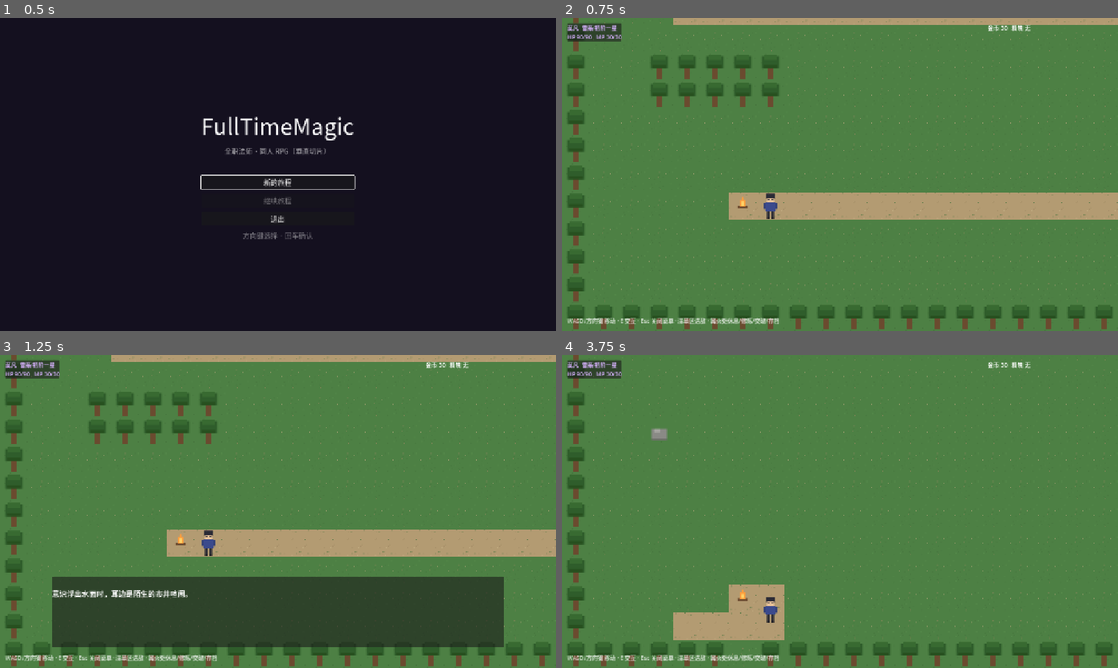
Above: before the commit, frames 1-4 (two rows, left to right).
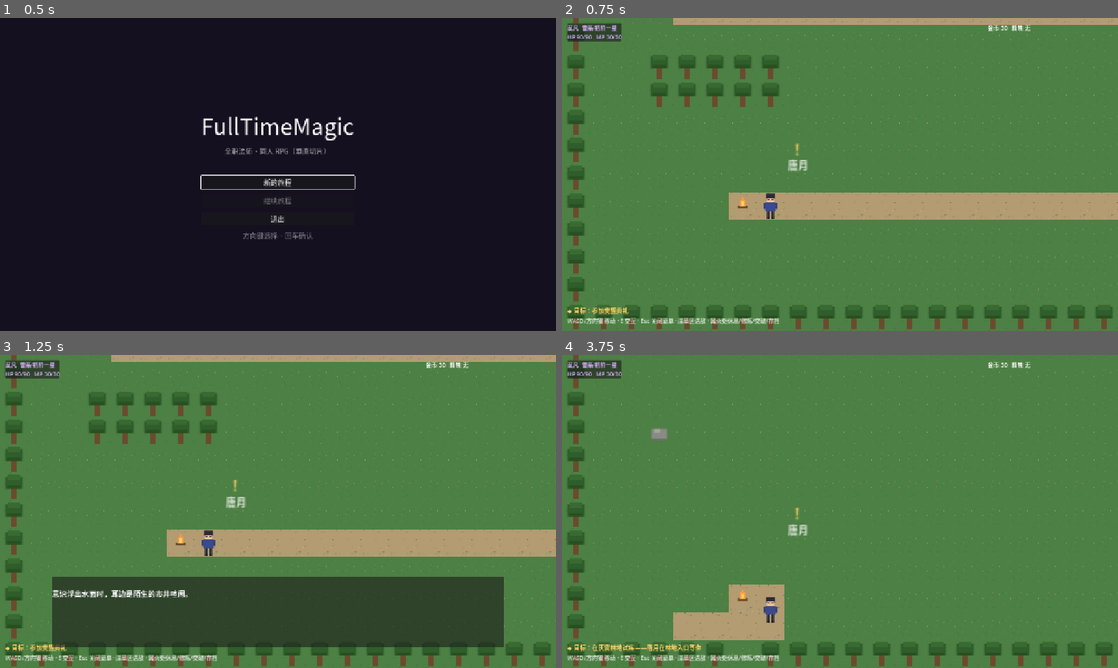
Above: after the commit, the same moments.

Repository: Lydocan/FullTimeMagic
Game: Godot game, scene res://src/main/main.tscn
The game is run twice, just before and just after one commit, with the same random seed, the same clock (stepped at 60 frames per second) and the same inputs.
Inputs (mouse positions are in pixels of both pictures, inside the frame that each line leads up to):
- Up to frame 1 (0.5 s): no input
- Up to frame 2 (0.75 s): click "新的旅程" at 0.5 s
- Up to frame 3 (1.25 s): no input
- Up to frame 4 (3.75 s): tap Enter (ui_accept) at 1.25, 1.52, 1.55, 1.82, 2.1, 2.27, 2.57 s; move the mouse to (962, 495) at 1.27 s; hold D (move_right) 1.28-2.03 s; hold E (interact) 1.28-2.03 s; click (962, 495) at 1.42 s; move the mouse to (728, 527) at 2.02 s; hold S (move_down) 2.03-2.78 s; tap E (interact) at 2.3, 3.6 s; move the mouse to (895, 442) at 2.77 s; hold D (move_right) 2.78-3.53 s; hold Enter (ui_accept) 2.78-3.53 s; tap Space (attack) at 2.85 s; move the mouse to (812, 574) at 3.52 s; hold W (move_up) from 3.53 s (still down); click (812, 574) at 3.67 s

Frame 1 is identical in both runs. In frame 2, 0.3% of the frame differs, in the area x 1-45%, y 40-95%; in frame 3, 0.3%; in frame 4, 0.5%, in the area x 1-45%, y 48-95%.

Commit message:
feat: 剧情 NPC 实体与主线目标提示——剧情人物可见、剧情点可寻
实机试玩反馈：全地图没有任何可见 NPC——唐月说在林地入口等却查无人影，
穆宁雪入队点是隐形触发圈玩家根本找不到，只能单人参队瞎逛打野怪。
台词没有身体，玩家就找不到剧情。

- 新增 src/world/npc.gd：站在剧情点的人物实体，头顶名字 + 「!」浮动
  标记（歧路旅人式），按 E 触发剧情，事件演完后退场（hide_flag 驱动）
- 占位立绘补唐月/宇昂（gen_placeholder_art 纯新增绘制，不影响既有像素）
- 博城：唐月（觉醒典礼）、穆宁雪（东街）、宇昂（天澜高中门口）；
  林地：唐月（入口兑现「我在入口等你」）
- HUD 增加旗标驱动的主线目标提示（左下金色一行，随剧情逐段推进）
- 冒烟 +8 项（73 项）：NPC 站格/退场旗标/立绘完整性、目标提示逐段推进
- lessons.md 录踩坑 5，提炼 P19 剧情要有身体的锚点、P20 对照文档验收

Co-Authored-By: Claude <noreply@anthropic.com>

Diff:
--- a/src/world/bo_city/bo_city.gd
+++ b/src/world/bo_city/bo_city.gd
@@ -58,3 +58,13 @@
 	add_trigger(Vector2i(13, 6), 56.0, func() -> void: await Story.yu_ang_taunt(self))
 	# 东街：重逢穆宁雪
 	add_trigger(Vector2i(30, 12), 56.0, func() -> void: await Story.meet_mu_ningxue(self))
+	# —— 剧情 NPC（事件演完后退场）——
+	add_npc(Vector2i(8, 19), "res://assets/images/char_tangyue.png",
+			"唐月", "prologue_awaken_done",
+			func() -> void: await Story.prologue(self))
+	add_npc(Vector2i(30, 13), "res://assets/images/char_muningxue.png",
+			"穆宁雪", "ch1_mufu_done",
+			func() -> void: await Story.meet_mu_ningxue(self))
+	add_npc(Vector2i(13, 6), "res://assets/images/char_yuang.png",
+			"宇昂", "ch1_yuang_done",
+			func() -> void: await Story.yu_ang_taunt(self))
--- a/src/world/map_base.gd
+++ b/src/world/map_base.gd
@@ -11,6 +11,7 @@
 
 const PLAYER_SCENE := preload("res://src/world/player/player.tscn")
 const CAMPFIRE_SCRIPT := preload("res://src/world/campfire.gd")
+const NPC_SCRIPT := preload("res://src/world/npc.gd")
 const BATTLE_SCENE := "res://src/battle/battle.tscn"
 
 # tiles_proto.png 的 6 格横向图块。
@@ -26,6 +27,7 @@
 
 var _triggers: Array[Dictionary] = []  # {cell, radius, event}
 var _portals: Array[Dictionary] = []   # {cell, target, spawn}
+var _npcs: Array[Dictionary] = []      # {cell, texture, name, hide_flag, event}
 var _event_running := false
 var _encounter_gauge := 0.0
 var _encounter_threshold := 200.0
@@ -33,6 +35,7 @@
 var _menu: Control = null
 var _menu_result: Label = null
 var _wealth_label: Label
+var _objective_label: Label
 var _hud: CanvasLayer
 
 
@@ -80,12 +83,20 @@
 	for e in elite_spawns():
 		if not GameState.flags.get(e["flag"], false):
 			_spawn_elite(e)
+	for n in _npcs:
+		if not GameState.flags.get(n["hide_flag"], false):
+			_spawn_npc(n)
 
 
 ## —— 给子类/剧情用的注册与辅助 API ——
 
 func add_trigger(cell: Vector2i, radius: float, event: Callable) -> void:
 	_triggers.append({"cell": cell, "radius": radius, "event": event})
+
+
+## 注册剧情 NPC：hide_flag 点亮后不再出现（人物退场）。
+func add_npc(cell: Vector2i, texture: String, display_name: String, hide_flag: String, event: Callable) -> void:
+	_npcs.append({"cell": cell, "texture": texture, "name": display_name, "hide_flag": hide_flag, "event": event})
 
 
 func add_portal(cell: Vector2i, target_scene: String, spawn_cell: Vector2i) -> void:
@@ -225,6 +236,18 @@
 	player.input_enabled = true
 
 
+## 剧情 NPC 实体：事件演出完后（hide_flag 点亮）人物当场退场。
+func _spawn_npc(n: Dictionary) -> void:
+	var npc: Area2D = NPC_SCRIPT.new()
+	npc.position = _cell_center(n["cell"])
+	npc.display_name = n["name"]
+	npc.event = func() -> void:
+		await run_event(n["event"])
+		if GameState.flags.get(n["hide_flag"], false) and is_instance_valid(npc):
+			npc.queue_free()
+	add_child(npc)
+
+
 func _spawn_elite(e: Dictionary) -> void:
 	var area := Area2D.new()
 	area.position = _cell_center(e["cell"])
@@ -320,6 +343,12 @@
 	hint.position = Vector2(12, get_viewport_rect().size.y - 34)
 	_hud.add_child(hint)
 
+	_objective_label = Label.new()
+	_objective_label.add_theme_font_size_override("font_size", 14)
+	_objective_label.add_theme_color_override("font_color", Color("ffd166"))
+	_objective_label.position = Vector2(12, get_viewport_rect().size.y - 58)
+	_hud.add_child(_objective_label)
+
 	_wealth_label = Label.new()
 	_wealth_label.add_theme_font_size_override("font_size", 13)
 	_wealth_label.position = Vector2(get_viewport_rect().size.x - 300, 12)
@@ -327,6 +356,7 @@
 
 
 func _refresh_hud() -> void:
+	_objective_label.text = "◆ " + _objective_text()
 	for m in GameState.party:
 		var id: int = m.get_meta("hud_label", 0)
 		var label := instance_from_id(id) as Label
@@ -350,6 +380,23 @@
 		if eid == GameState.essence_for_element(el):
 			return GameTypes.element_name(el)
 	return eid
+
+
+## 当前主线目标（按剧情旗标推进，序章 → 第一章前半）。
+func _objective_text() -> String:
+	if not flag("prologue_awaken_done"):
+		return "目标：参加觉醒典礼"
+	if not flag("prologue_done"):
+		return "目标：在灰雾林地试练——唐月在林地入口等你"
+	if not flag("ch1_mufu_done"):
+		return "目标：去博城东街，那里有位旧识"
+	if not flag("ch1_yuang_done"):
+		return "目标：路过天澜高中门口看看"
+	if not flag("elite_wolf_dead"):
+		return "目标：讨伐灰雾林地深处的「独眼魔狼王」"
+	if not flag("chapter1_half_done"):
+		return "目标：狼王死后有异样，去林地深处查看"
+	return "第一章·前半 完——地圣泉修行与博城之变将在后续版本推进"
 
 
 ## —— 篝火菜单：休息 / 修炼 / 突破 / 存档 ——
--- a/src/world/misty_grove/misty_grove.gd
+++ b/src/world/misty_grove/misty_grove.gd
@@ -66,3 +66,7 @@
 	add_trigger(Vector2i(8, 17), 64.0, func() -> void: await Story.grove_tutorial(self))
 	# 讨伐狼王后的黑教廷线索
 	add_trigger(Vector2i(34, 13), 96.0, func() -> void: await Story.grove_after_boss(self))
+	# 唐月在林地入口等莫凡（教学战期间在场）
+	add_npc(Vector2i(8, 18), "res://assets/images/char_tangyue.png",
+			"唐月", "prologue_done",
+			func() -> void: await Story.grove_tutorial(self))
--- /dev/null
+++ b/src/world/npc.gd
@@ -0,0 +1,46 @@
+extends Area2D
+## 剧情 NPC：站在剧情点的人物实体（歧路旅人式——剧情有"人"在场）。
+##
+## 头顶显示名字与「!」浮动标记；走近由地图 trigger 自动演出剧情，
+## 按 E 也可手动触发（与篝火同一交互通道）。剧情完成后 hide_flag 点亮，
+## 地图会让人物退场（见 MapBase._spawn_npc）。
+
+var display_name := ""
+var event: Callable = Callable()
+
+var _bob_time := 0.0
+var _mark: Label
+
+
+func _ready() -> void:
+	var shape := CollisionShape2D.new()
+	var rect := RectangleShape2D.new()
+	rect.size = Vector2(40, 40)
+	shape.shape = rect
+	add_child(shape)
+
+	var name_label := Label.new()
+	name_label.text = display_name
+	name_label.add_theme_font_size_override("font_size", 12)
+	name_label.add_theme_color_override("font_color", Color(1, 1, 1, 0.85))
+	name_label.position = Vector2(-30, -56)
+	name_label.size = Vector2(60, 14)
+	name_label.horizontal_alignment = HORIZONTAL_ALIGNMENT_CENTER
+	add_child(name_label)
+
+	_mark = Label.new()
+	_mark.text = "!"
+	_mark.add_theme_font_size_override("font_size", 18)
+	_mark.add_theme_color_override("font_color", Color("ffd166"))
+	_mark.position = Vector2(-4, -80)
+	add_child(_mark)
+
+
+func _process(delta: float) -> void:
+	_bob_time += delta * 4.0
+	_mark.position.y = -80.0 + sin(_bob_time) * 3.0
+
+
+func interact() -> void:
+	if event.is_valid():
+		event.call()
--- a/tools/gen_placeholder_art.gd
+++ b/tools/gen_placeholder_art.gd
@@ -107,6 +107,39 @@
 	_rect(xue, 13, 29, 3, 2, Color("5d84ad"))
 	_save(xue, "char_muningxue.png")
 
+	var tang := _img(24, 32)
+	_rect(tang, 5, 1, 14, 12, Color("1f1f28"))  # 黑长发
+	_rect(tang, 8, 7, 8, 5, Color("eec9a0"))    # 脸
+	_rect(tang, 9, 8, 2, 1, Color("a03030"))    # 眼
+	_rect(tang, 13, 8, 2, 1, Color("a03030"))
+	_rect(tang, 5, 12, 3, 12, Color("1f1f28"))  # 发披肩
+	_rect(tang, 16, 12, 3, 12, Color("1f1f28"))
+	_rect(tang, 6, 12, 12, 11, Color("b03434")) # 火红外套
+	_rect(tang, 11, 12, 2, 11, Color("8c2626")) # 衣襟
+	_rect(tang, 4, 13, 2, 7, Color("9c2c2c"))   # 臂
+	_rect(tang, 18, 13, 2, 7, Color("9c2c2c"))
+	_rect(tang, 8, 23, 3, 6, Color("2c2c34"))   # 腿
+	_rect(tang, 13, 23, 3, 6, Color("2c2c34"))
+	_rect(tang, 8, 29, 3, 2, Color("1d1d24"))   # 鞋
+	_rect(tang, 13, 29, 3, 2, Color("1d1d24"))
+	_save(tang, "char_tangyue.png")
+
+	var yu := _img(24, 32)
+	_rect(yu, 6, 2, 12, 6, Color("d8b44a"))    # 金发
+	_rect(yu, 8, 7, 8, 5, Color("eec9a0"))     # 脸
+	_rect(yu, 9, 8, 2, 1, Color("3c4c8c"))     # 眼
+	_rect(yu, 13, 8, 2, 1, Color("3c4c8c"))
+	_rect(yu, 6, 12, 12, 10, Color("e8e4da"))  # 白华服
+	_rect(yu, 6, 12, 12, 2, Color("c8b04a"))   # 金镶边
+	_rect(yu, 11, 14, 2, 8, Color("b8a840"))   # 衣襟
+	_rect(yu, 4, 13, 2, 7, Color("d8d4ca"))    # 臂
+	_rect(yu, 18, 13, 2, 7, Color("d8d4ca"))
+	_rect(yu, 8, 22, 3, 7, Color("4a4a58"))    # 腿
+	_rect(yu, 13, 22, 3, 7, Color("4a4a58"))
+	_rect(yu, 8, 29, 3, 2, Color("2c2c34"))    # 鞋
+	_rect(yu, 13, 29, 3, 2, Color("2c2c34"))
+	_save(yu, "char_yuang.png")
+
 
 ## 妖魔占位。
 func _monsters() -> void:
--- a/tools/smoke_test.gd
+++ b/tools/smoke_test.gd
@@ -38,6 +38,7 @@
 	_test_character_serialization()
 	_test_save_roundtrip()
 	_test_defeat_recovery()
+	_test_npc_and_objective()
 	await _test_dialogue_autoclose()
 	_test_map_integrity()
 	if _failures.is_empty():
@@ -228,6 +229,46 @@
 			break
 		await get_tree().process_frame
 	await get_tree().process_frame
+
+
+## 剧情引导：NPC 注册完整性（站格可通行/退场旗标有效/立绘存在）与目标提示推进。
+func _test_npc_and_objective() -> void:
+	print("[剧情引导]")
+	var known_flags := ["prologue_awaken_done", "prologue_done", "ch1_mufu_done", "ch1_yuang_done"]
+	var npc_total := 0
+	var npc_ok := true
+	for scene_path in MAP_SCRIPTS:
+		var m: MapBaseScript = (load(MAP_SCRIPTS[scene_path]) as GDScript).new()
+		m.setup_triggers()
+		for n in m._npcs:
+			npc_total += 1
+			if BLOCKED.contains(m._cell_char(n["cell"])):
+				npc_ok = false
+				printerr("    NPC 站在阻挡格：%s %s %s" % [scene_path.get_file(), n["name"], n["cell"]])
+			if not (n["hide_flag"] in known_flags):
+				npc_ok = false
+			if not ResourceLoader.exists(n["texture"]):
+				npc_ok = false
+		m.free()
+	_check(npc_total >= 4, "剧情 NPC 已上场（%d 位）" % npc_total)
+	_check(npc_ok, "NPC 站格可通行、退场旗标与立绘有效")
+	# 目标提示随旗标逐段推进
+	var city: MapBaseScript = (load(MAP_SCRIPTS["res://src/world/bo_city/bo_city.tscn"]) as GDScript).new()
+	GameState.new_game()
+	_check(city._objective_text().contains("觉醒典礼"), "目标提示：序章·觉醒典礼")
+	GameState.flags["prologue_awaken_done"] = true
+	_check(city._objective_text().contains("灰雾林地"), "目标提示：林地试练")
+	GameState.flags["prologue_done"] = true
+	_check(city._objective_text().contains("东街"), "目标提示：东街重逢")
+	GameState.flags["ch1_mufu_done"] = true
+	GameState.flags["ch1_yuang_done"] = true
+	_check(city._objective_text().contains("狼王"), "目标提示：讨伐狼王")
+	GameState.flags["elite_wolf_dead"] = true
+	_check(city._objective_text().contains("查看"), "目标提示：查看狼王异常")
+	GameState.flags["chapter1_half_done"] = true
+	_check(city._objective_text().contains("后续"), "目标提示：前半完结")
+	GameState.new_game()
+	city.free()
 
 
 ## 地图完整性：行列结构、出生点/触发点/传送门两端/精英格均可通行。
Binary file added: assets/images/char_tangyue.png
Not shown, added: assets/images/char_tangyue.png.import
Binary file added: assets/images/char_yuang.png
Not shown, added: assets/images/char_yuang.png.import
Not shown, added: src/world/npc.gd.uid
Not shown, changed: README.md
Not shown, changed: docs/design.md
Not shown, changed: docs/lessons.md
